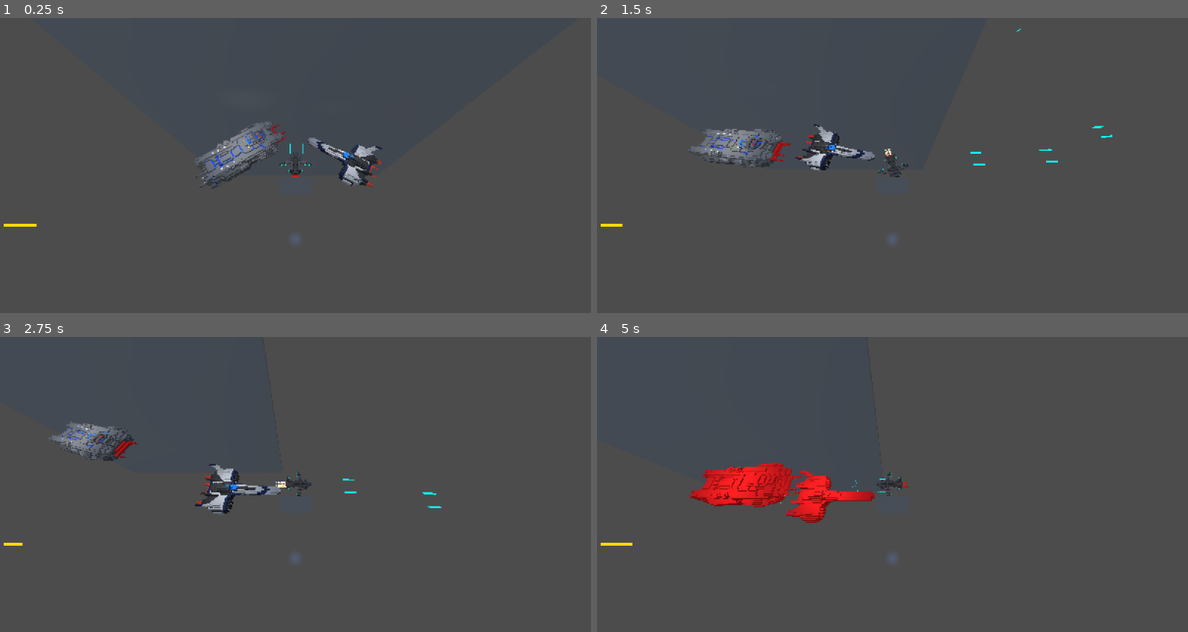
Above: before the commit, frames 1-4 (two rows, left to right).
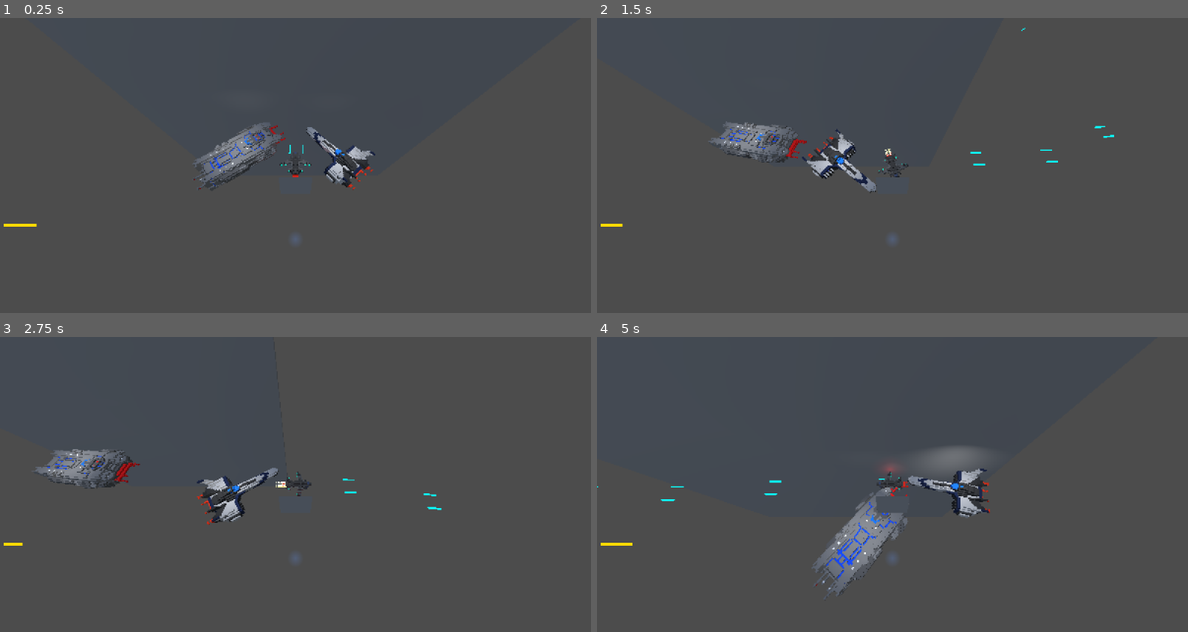
Above: after the commit, the same moments.

Repository: EvergreenSpock/Space-Survivors
Game: Godot game, scene res://Scenes/main_scene.tscn
Two runs of this game, one before a commit and one after it. Both use one fixed random seed, a clock stepped at 60 frames per second and the inputs below. A sky picture missing from this copy of the repository is replaced by a grey-blue gradient.
Inputs (mouse positions are in pixels of both pictures, inside the frame that each line leads up to):
- Up to frame 1 (0.25 s): no input
- Up to frame 2 (1.5 s): move the mouse to (1022, 150) at 0.52 s; hold Right (move_right) 0.53-1.28 s; hold Shift (boost) 0.53-1.28 s; move the mouse to (774, 180) at 1.27 s; hold S (move_back) from 1.28 s (still down); click (774, 180) at 1.35 s
- Up to frame 3 (2.75 s): move the mouse to (354, 419) at 2.02 s; release S (move_back) at 2.03 s; hold Right (move_right) from 2.03 s (still down); hold Shift (boost) from 2.03 s (still down)
- Up to frame 4 (5 s): move the mouse to (862, 543) at 2.77 s; release Right (move_right) at 2.78 s; release Shift (boost) at 2.78 s; hold W (move_forward) 2.78-3.53 s; click (862, 543) at 2.85 s; move the mouse to (1069, 528) at 3.52 s; hold Shift (boost) 3.53-4.28 s; hold Left (move_left) from 3.53 s (still down); move the mouse to (715, 440) at 4.27 s; click (715, 440) at 4.35 s

The runs differ from the first frame. In frame 1, 1.7% of the frame differs, in the area x 32-65%, y 35-59%; in frame 2, 2.4%; in frame 3, 3.1%; in frame 4, 6.7%, in the area x 0-67%, y 37-89%.

Commit message:
Second commit

Diff:
--- a/Scenes/enemy_fighter.gd
+++ b/Scenes/enemy_fighter.gd
@@ -4,6 +4,7 @@
 #@export var fire_cooldown := 1.5
 #@export var bullet_scene: PackedScene
 @export var speed := 5
+@export var strafe_on_cooldown = false
 
 @onready var player = get_node("../Player")
 var can_fire := true
@@ -21,24 +22,26 @@
 
 	var direction = player.position - self.position
 
-	if ai_get_distance() < 20:
+	if ai_get_distance() < 20 and strafe_on_cooldown == false:
 
 		var temp_x = 0.0
 		var temp_z = 0.0
 
 		if direction.x < 0:
-			temp_x = direction.x - 40
+			temp_x = direction.x - 20
 		else:
-			temp_x = direction.x + 40
+			temp_x = direction.x + 20
 
 		if direction.z < 0:
-			temp_z = direction.z - 40
+			temp_z = direction.z - 20
 		else:
-			temp_z = direction.z + 40
+			temp_z = direction.z + 20
+
+		strafe_on_cooldown = true
 
 		return Vector3(temp_x,0,temp_z)
 
-	else:
+	elif strafe_on_cooldown == true:
 		return direction
 
 func ai_move():
@@ -50,25 +53,21 @@
 
 
 func _process(_delta):
+	"""
 
+	Ok so heres the deal, my goal is to somehow make the fighter perform a tight loop
+	around a point. Originally I thought having the center point being the ship would be a good idea
+	but honestly I'm not sure how to do that. You can see what I have so far (it doesnt work).
+
+	If I'm able, I'm going to look into vector math and find a formula that could possibly help create
+	a desired loop. If that goes well I want to put in a variety of loops some how.
+
+	"""
 	ai_move()
 
-	#var distance = ai_get_distance()
-
-	#if distance < 35:
-
-		#var direction = ai_get_direction()
-		#velocity = direction.normalized() * speed
-
-
-
-		#var target_basis = Basis().looking_at(ai_get_direction().normalized(), Vector3.UP)
-		#global_transform.basis = global_transform.basis.slerp(target_basis, 3 * get_process_delta_time())
-
-	#else:
-
-		#ai_move()
-
+func _on_timer_timeout() -> void:
+	strafe_on_cooldown = false
+	queue_free()
 
 #func flash_damage():
 	#var tween = get_tree().create_tween()
--- a/Scenes/enemy_fighter.tscn
+++ b/Scenes/enemy_fighter.tscn
@@ -78,3 +78,5 @@
 libraries = {
 &"": SubResource("AnimationLibrary_0830c")
 }
+
+[node name="StrafeTimer" type="Timer" parent="."]
